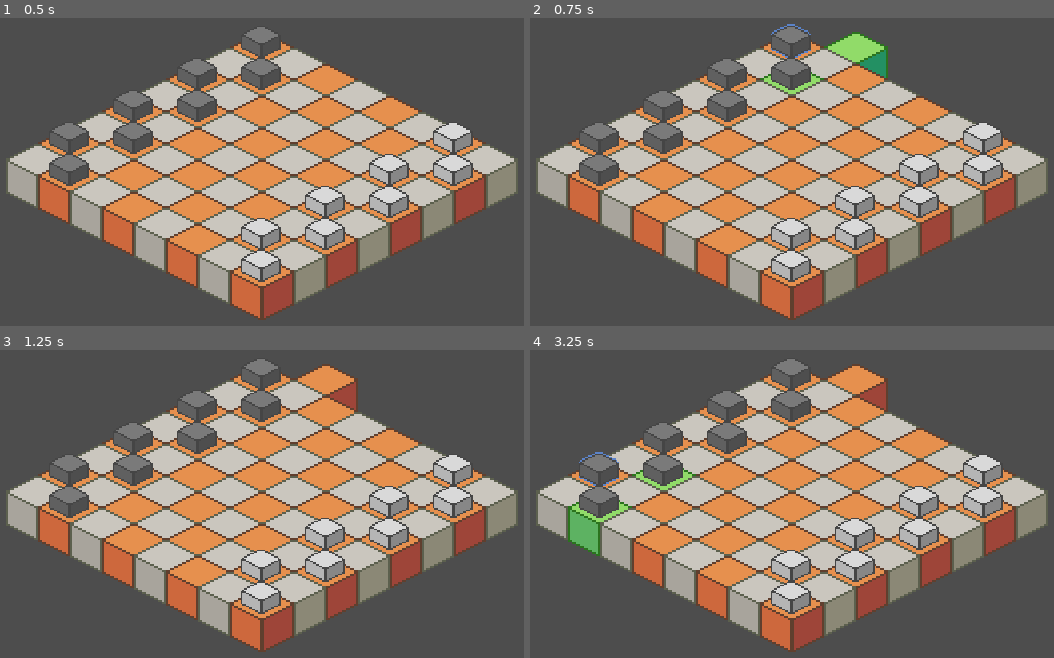
Above: before the commit, frames 1-4 (two rows, left to right).
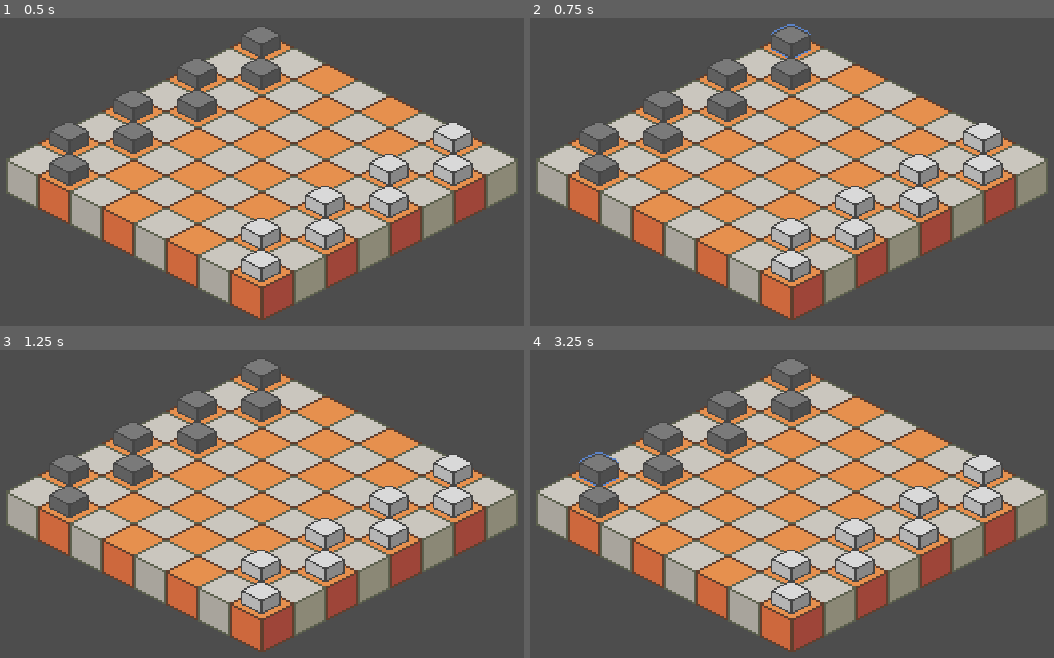
Above: after the commit, the same moments.

Repository: kroraf/checkersproject
Game: Godot game, scene res://scenes/game.tscn
Same seed, same stepped clock (60 frames per second), same inputs: the game is played once before the commit and once after it.
Inputs (mouse positions are in pixels of both pictures, inside the frame that each line leads up to):
- Up to frame 1 (0.5 s): no input
- Up to frame 2 (0.75 s): tap Enter at 0.5 s; move the mouse to (792, 39) at 0.52 s; click (792, 39) at 0.6 s
- Up to frame 3 (1.25 s): right-click (262, 371) at 0.8 s
- Up to frame 4 (3.25 s): tap Space at 1.25, 2.75 s; move the mouse to (723, 405) at 1.27 s; right-click (723, 405) at 1.35 s; click (723, 405) at 1.55 s; tap Enter at 2 s; move the mouse to (661, 436) at 2.02 s; click (661, 436) at 2.1 s; right-click (661, 436) at 2.3 s; move the mouse to (598, 467) at 2.77 s; right-click (598, 467) at 2.85 s; click (598, 467) at 3.05 s

Frame 1 is identical in both runs. In frame 2, 1.2% of the frame differs, in the area x 43-69%, y 4-25%; in frame 3, 1.0%; in frame 4, 2.0%, in the area x 7-69%, y 4-67%.

Commit message:
jumping over enemy pawns

Diff:
--- a/scenes/black_pawn.tscn
+++ b/scenes/black_pawn.tscn
@@ -4,7 +4,7 @@
 [ext_resource type="Texture2D" uid="uid://ca7ajc5fji80f" path="res://assets/tiles/small-cube-black.png" id="2_p4bpo"]
 
 [node name="BlackPawn" instance=ExtResource("1_caks1")]
-type = "black"
+is_type_black = true
 
 [node name="Sprite2D" parent="." index="0"]
 texture = ExtResource("2_p4bpo")
--- a/scenes/game.tscn
+++ b/scenes/game.tscn
@@ -6,6 +6,8 @@
 
 [node name="Game" type="Node2D"]
 script = ExtResource("1_suuek")
+
+[node name="Parallax2D" type="Parallax2D" parent="."]
 
 [node name="Board" parent="." instance=ExtResource("1_jpbck")]
 
@@ -18,3 +20,7 @@
 
 [node name="Camera2D" type="Camera2D" parent="."]
 position = Vector2(13, 69)
+
+[node name="WhitePawnContainer" type="Node" parent="."]
+
+[node name="BlackPawnContainer" type="Node" parent="."]
--- a/scenes/white_pawn.tscn
+++ b/scenes/white_pawn.tscn
@@ -4,7 +4,6 @@
 [ext_resource type="Texture2D" uid="uid://b8atfplikj22" path="res://assets/tiles/small-cube-white.png" id="2_3dg5x"]
 
 [node name="WhitePawn" instance=ExtResource("1_q4f4s")]
-type = "white"
 
 [node name="Sprite2D" parent="." index="0"]
 texture = ExtResource("2_3dg5x")
--- a/scripts/game.gd
+++ b/scripts/game.gd
@@ -2,6 +2,8 @@
 @onready var board: TileMapLayer = $Board
 @onready var highlighter: Node2D = $Board/Highlighter
 @onready var camera_2d = $Camera2D
+@onready var white_pawn_container = $WhitePawnContainer
+@onready var black_pawn_container = $BlackPawnContainer
 
 var base_pawn = preload("res://scenes/pawn.tscn")
 var black_pawn = preload("res://scenes/black_pawn.tscn")
@@ -9,7 +11,11 @@
 const outline_shader = preload("res://shaders/pawn_outline.gdshader")
 
 var cell_color = {"orange": Vector2i(0, 6), "gray": Vector2i(0, 3)}
-var outline = ShaderMaterial.new()
+
+static var green_tile: Vector2i =  Vector2i(0, 0)
+static var orange_tile: Vector2i =  Vector2i(0, 6)
+static var BLACKS_MOVEMENT_DIR: int = 1
+static var WHITES_MOVEMENT_DIR: int = -1
 
 var BLACK_PAWN_START_COORDINATES = [Vector2i(0, 0), Vector2i(0, 2), Vector2i(0, 4), Vector2i(0, 6),
 									Vector2i(1, 1), Vector2i(1, 3), Vector2i(1, 5), Vector2i(1, 7)]
@@ -17,26 +23,18 @@
 var WHITE_PAWN_START_COORDINATES = [Vector2i(6, 6), Vector2i(6, 4), Vector2i(6, 2), Vector2i(6, 0),
 									Vector2i(7, 7), Vector2i(7, 5), Vector2i(7, 3), Vector2i(7, 1)]
 
-signal clicked_on_board(destination)
+signal jumped_over(coordinates)
 
 var selected_pawn: Pawn = null
-var possible_destination_tiles: Array[Vector2i] = []
-var highlighted_tiles: Array[Vector2i] = []
+var destination_tiles: Array[Vector2i] = []
+var outline = ShaderMaterial.new()
 
 # Called when the node enters the scene tree for the first time.
 func _ready() -> void:
 	create_pawns()
 	Events.pawn_clicked.connect(_on_pawn_clicked)
 	_setup_outline_shader()
-
-# Called every frame. 'delta' is the elapsed time since the previous frame.
-func _process(_delta: float) -> void:
-	pass
-	#if mouse_in_board_region():
-		#var clicked_cell_coordinates = board.local_to_map(board.get_global_mouse_position())
-		#var cell_data = board.get_cell_tile_data(clicked_cell_coordinates)
-		#if cell_data and board.get_cell_atlas_coords(clicked_cell_coordinates) == cell_color["orange"]:
-			#highlighter.position = get_global_mouse_position().snapped(Vector2(32, 16))
+	jumped_over.connect(_on_jumped_over)
 
 func _input(event: InputEvent) -> void:
 	if Input.is_action_just_pressed("lmb_click"):
@@ -44,9 +42,12 @@
 		var clicked_cell_position = board.map_to_local(clicked_cell_coordinates)
 		var cell_data = board.get_cell_tile_data(clicked_cell_coordinates)
 		if cell_data:
-			if selected_pawn and clicked_cell_coordinates in possible_destination_tiles:
-				undo_highlight()
+			if selected_pawn and clicked_cell_coordinates in destination_tiles:
+				var selected_pawn_star_coordinates = board.local_to_map(selected_pawn.position)
+				clear_destination_tiles()
 				await selected_pawn.move(clicked_cell_position).finished
+				if is_jump(selected_pawn_star_coordinates, clicked_cell_coordinates):
+					jumped_over.emit(clicked_cell_coordinates)
 				piece_move_finished()
 	if Input.is_action_just_pressed("rmb_click"):
 		deselect_pawn()
@@ -61,11 +62,11 @@
 func create_pawns():
 	for i in BLACK_PAWN_START_COORDINATES:
 		var pawn_instance = black_pawn.instantiate()
-		add_child(pawn_instance, true)
+		black_pawn_container.add_child(pawn_instance, true)
 		pawn_instance.position = board.map_to_local(i)
 	for i in WHITE_PAWN_START_COORDINATES:
 		var pawn_instance = white_pawn.instantiate()
-		add_child(pawn_instance, true)
+		white_pawn_container.add_child(pawn_instance, true)
 		pawn_instance.position = board.map_to_local(i)
 
 func _on_pawn_clicked(pawn_instance: Pawn):
@@ -78,10 +79,9 @@
 			print("You cannot select {0}. A pawn is already selected".format([pawn_instance]))
 
 func select_pawn(pawn: Pawn):
-	print("{0}: {1}".format([pawn, board.local_to_map(pawn.position)]))
 	selected_pawn = pawn
 	selected_pawn.z_index = 10
-	highlight_possible_movement(pawn)
+	calculate_possible_movement(pawn)
 	selected_pawn.sprite_2d.set_material(outline)
 
 func deselect_pawn():
@@ -89,23 +89,39 @@
 		selected_pawn.z_index = 0
 		selected_pawn.sprite_2d.set_material(null)
 		selected_pawn = null
-		undo_highlight()
+		clear_destination_tiles()
 
 
-func highlight_possible_movement(pawn: Pawn):
-	var pawn_coordinates: Vector2i = board.local_to_map(pawn.position)
-	possible_destination_tiles.append(Vector2i(pawn_coordinates.x + 1, pawn_coordinates.y - 1))
-	possible_destination_tiles.append(Vector2i(pawn_coordinates.x + 1, pawn_coordinates.y + 1))
-	if pawn.type == "black":
-		for i in possible_destination_tiles:
-			board.set_cell(i, 0, Vector2i(0, 0))
-			highlighted_tiles.append(i)
+func calculate_possible_movement(pawn: Pawn):
+	var pawn_coordinates: Vector2 = board.local_to_map(pawn.position)
+	var tiles_to_check: Array[Vector2i]
+	if pawn.is_type_black:
+		tiles_to_check.append(Vector2i(pawn_coordinates.x + BLACKS_MOVEMENT_DIR, pawn_coordinates.y - 1))
+		tiles_to_check.append(Vector2i(pawn_coordinates.x + BLACKS_MOVEMENT_DIR, pawn_coordinates.y + 1))
+	else:
+		tiles_to_check.append(Vector2i(pawn_coordinates.x + WHITES_MOVEMENT_DIR, pawn_coordinates.y - 1))
+		tiles_to_check.append(Vector2i(pawn_coordinates.x + WHITES_MOVEMENT_DIR, pawn_coordinates.y + 1))
+	for tile_coodinates in tiles_to_check:
+		if tile_coodinates in board.get_used_cells():
+			if is_tile_occupied(tile_coodinates):
+				if is_opponent_pawn_on_coordinates(tile_coodinates):
+					var jump_coordinates: Vector2i
+					if pawn.is_type_black:
+						jump_coordinates = Vector2i(tile_coodinates.x + BLACKS_MOVEMENT_DIR, tile_coodinates.y + (tile_coodinates.y - pawn_coordinates.y))
+					else:
+						jump_coordinates = Vector2i(tile_coodinates.x + WHITES_MOVEMENT_DIR, tile_coodinates.y + (tile_coodinates.y - pawn_coordinates.y))
+					if jump_coordinates in board.get_used_cells() and not is_tile_occupied(jump_coordinates):
+						board.set_cell(jump_coordinates, 0, green_tile)
+						destination_tiles.append(jump_coordinates)
+			else:
+				board.set_cell(tile_coodinates, 0, green_tile)
+				destination_tiles.append(tile_coodinates)
 
-func undo_highlight():
-	for tile in highlighted_tiles:
-		board.set_cell(tile, 0, Vector2i(0, 6))
-	highlighted_tiles.clear()
-	possible_destination_tiles.clear()
+
+func clear_destination_tiles():
+	for tile in destination_tiles:
+		board.set_cell(tile, 0, orange_tile)
+	destination_tiles.clear()
 
 func _setup_outline_shader() -> void:
 	outline.set_shader(outline_shader)
@@ -113,3 +129,23 @@
 
 func piece_move_finished():
 	deselect_pawn()
+
+func is_tile_occupied(tile_coordinates):
+	var all_pawn_instances = black_pawn_container.get_children() + white_pawn_container.get_children()
+	for p in all_pawn_instances:
+		if board.local_to_map(p.position) == tile_coordinates:
+			return true
+
+func is_opponent_pawn_on_coordinates(coordinates):
+	var all_pawn_instances = black_pawn_container.get_children() + white_pawn_container.get_children()
+	for p in all_pawn_instances:
+		if board.local_to_map(p.position) == coordinates:
+			if p.is_type_black != selected_pawn.is_type_black:
+				return true
+
+func _on_jumped_over(coordinates):
+	print("HOPS!")
+
+func is_jump(start_coordinates: Vector2i, end_coordinates: Vector2i):
+	if abs(end_coordinates.x - start_coordinates.x) > 1:
+		return true
--- a/scripts/pawn.gd
+++ b/scripts/pawn.gd
@@ -2,8 +2,7 @@
 class_name Pawn
 @onready var sprite_2d: Sprite2D = $Sprite2D
 
-
-@export_enum("black", "white") var type: String
+@export var is_type_black: bool
 
 func _ready() -> void:
 	pass # Replace with function body.
